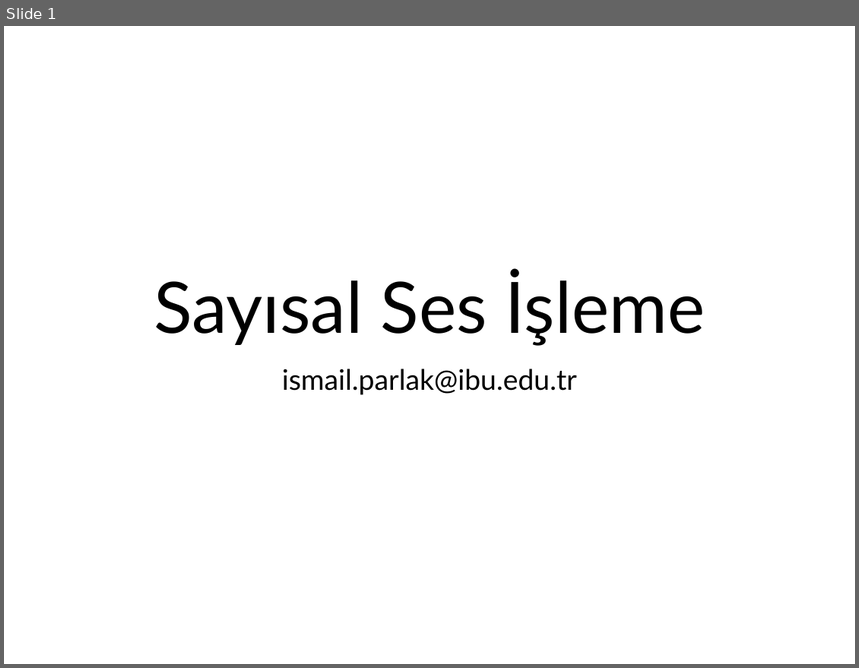
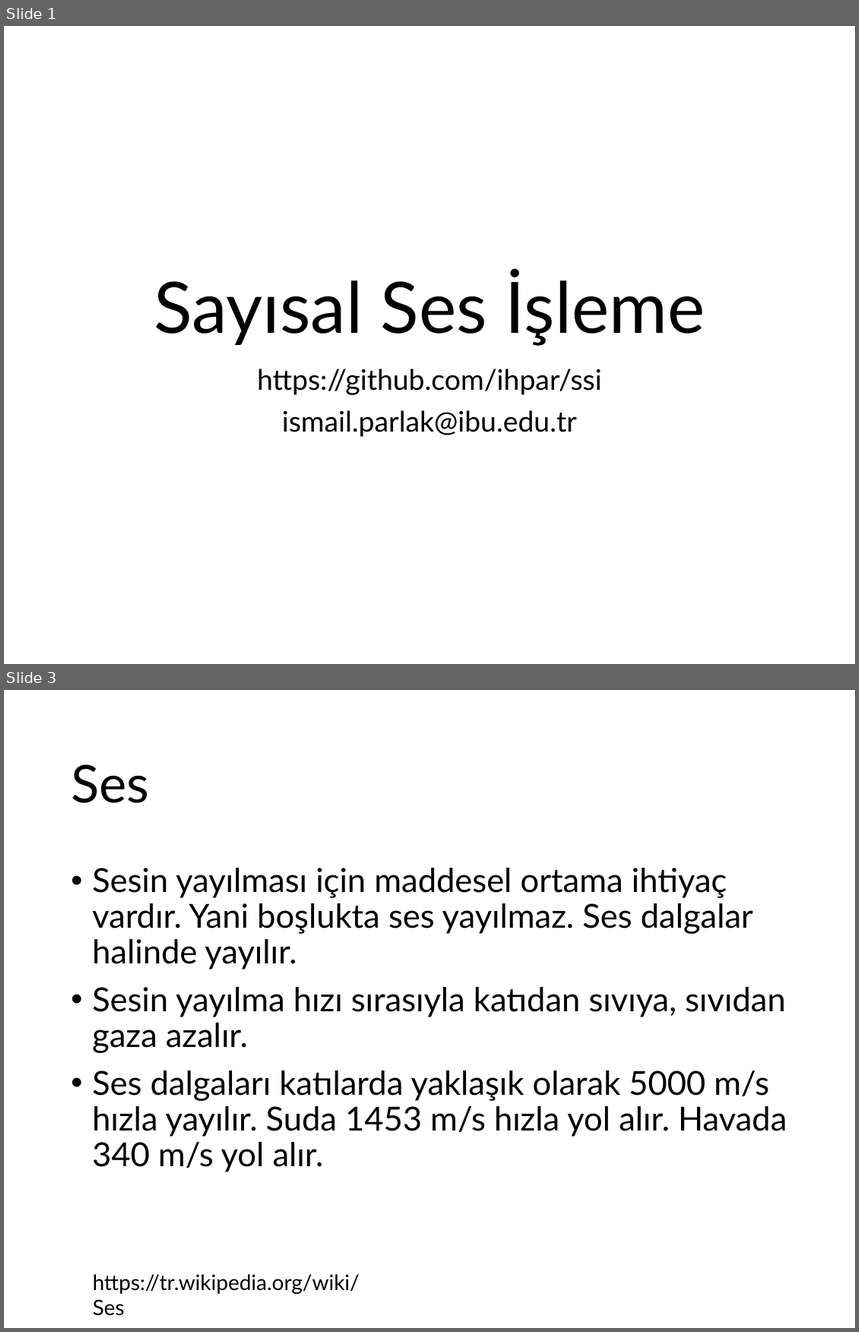
Before and after one commit to ihpar/ssi, a slide deck: slides/Slide_0.pptx. Shown one above the other, each under a label of ours: slide 1 before the commit, slides 1 and 3 after it; the slides between them are not shown. The pictures are 859x668 and 859x1332 pixels, drawn with LibreOffice and Linux fonts; fonts in the diff are those of the drawing. Boxes give left, top, right and bottom in pixels: in the first picture for what was removed or moved away, otherwise in the second. Text is boxed around its words. In the diff, an @@ line names an element or a change of style, - is before the commit and + after.

```diff
--- a/slides/Slide_0.pptx
+++ b/slides/Slide_0.pptx
@@ slide 3 added at (4, 690, 855, 1328), background #FFFFFF @@
@@ title added at (71, 764, 149, 803), 44 pt, text #000000 @@
+Ses
@@ text added at (92, 868, 787, 1173), 28 pt, text #000000 @@
+• Sesin yayılması için maddesel ortama ihtiyaç vardır. Yani boşlukta ses yayılmaz. Ses dalgalar halinde yayılır.
+• Sesin yayılma hızı sırasıyla katıdan sıvıya, sıvıdan gaza azalır.
+• Ses dalgaları katılarda yaklaşık olarak 5000 m/s hızla yayılır. Suda 1453 m/s hızla yol alır. Havada 340 m/s yol alır.
@@ text added at (93, 1274, 360, 1316), 18 pt, text #000000 @@
+https://tr.wikipedia.org/wiki/Ses
@@ slide 1 changed as well @@
@@ subtitle at (257, 369, 602, 395): paragraph added @@
+https://github.com/ihpar/ssi
```
Also in this commit, not shown: 4 other slides added, 1 slide removed.
